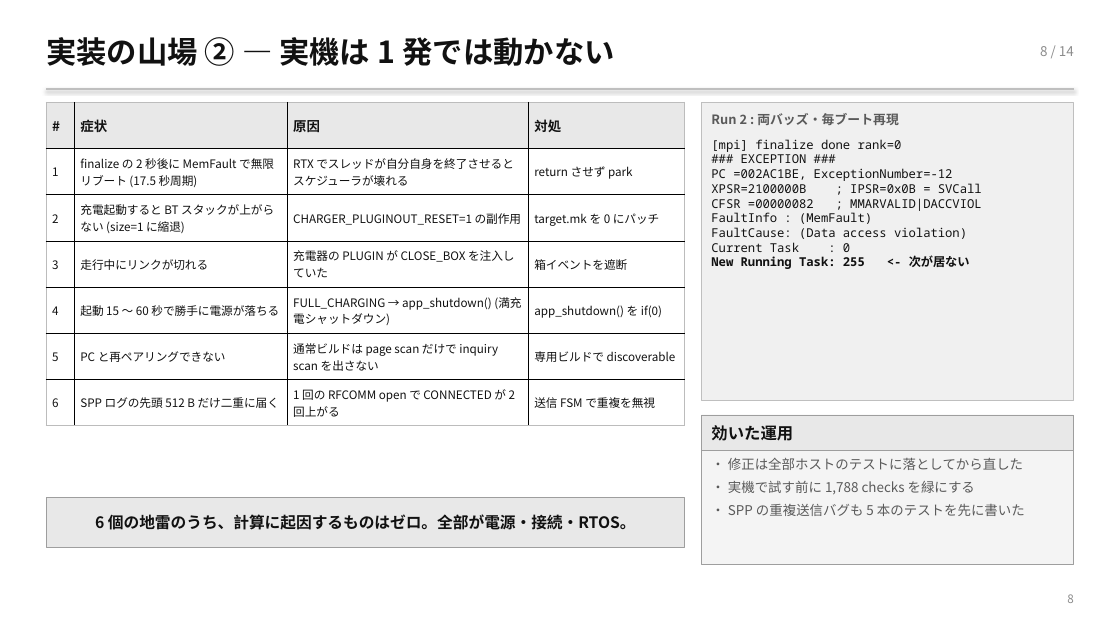
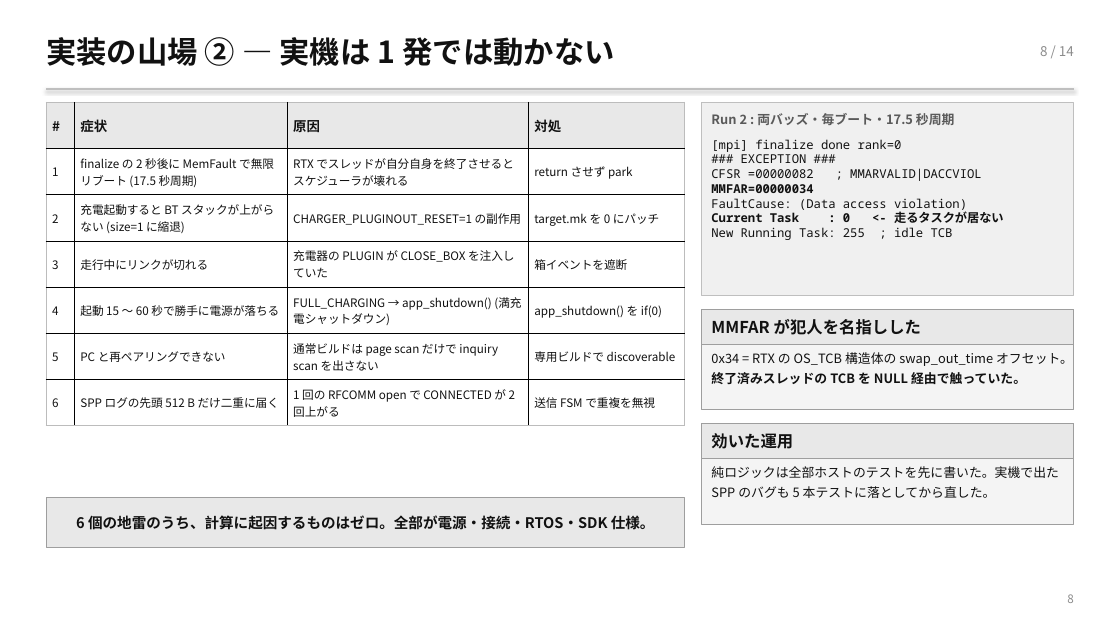
Before and after one commit to TamichiRyuto/pine-buds-cluster, a slide deck: slide 9 of slides/lt-ear-parallel.pptx. Drawn at 1120x630 pixels with LibreOffice and Linux fonts; fonts in the diff are those of the drawing. Boxes give left, top, right and bottom in pixels: in the first picture for what was removed or moved away, otherwise in the second. Text is boxed around its words. In the diff, an @@ line names an element or a change of style, - is before the commit and + after.

```diff
--- a/slides/lt-ear-parallel.pptx
+++ b/slides/lt-ear-parallel.pptx
@@ rectangle: place and size @@
-rectangle at <box>702,103,1074,401</box>
+rectangle at <box>702,103,1074,296</box>
@@ text at <box>711,113,955,125</box>: text changed @@
-Run 2 : 両バッズ・毎ブート再現
+Run 2 : 両バッズ・毎ブート・17.5 秒周期
@@ text at <box>711,168,982,193</box>: paragraphs removed @@
-PC =002AC1BE, ExceptionNumber=-12
-XPSR=2100000B ; IPSR=0x0B = SVCall
@@ text at <box>711,184,813,193</box>: text changed; bold on @@
-FaultInfo : (MemFault)
+MMFAR=00000034
@@ text at <box>711,211,1004,240</box>: text changed; bold off @@
-Current Task : 0
-New Running Task: 255 <- 次が居ない
+Current Task : 0 <- 走るタスクが居ない
+New Running Task: 255 ; idle TCB
@@ rectangle added at <box>702,309,1074,410</box>, fill #F4F4F4, outline #9E9E9E 0.75 pt @@
@@ rectangle added at <box>702,309,1074,344</box>, fill #E8E8E8, outline #9E9E9E 0.75 pt @@
@@ text added at <box>711,319,921,335</box>, 14 pt, text #111111, bold @@
+MMFAR が犯人を名指しした
@@ text added at <box>711,352,1073,384</box>, 11 pt, text #111111 @@
+0x34 = RTX の OS_TCB 構造体の swap_out_time オフセット。
+終了済みスレッドの TCB を NULL 経由で触っていた。
@@ text "効いた運用": place and size @@
-text "効いた運用" at <box>711,425,793,441</box>
+text "効いた運用" at <box>711,433,793,449</box>
@@ rectangle: place and size @@
-rectangle at <box>702,415,1074,450</box>
+rectangle at <box>702,423,1074,459</box>
@@ rectangle: place and size @@
-rectangle at <box>702,415,1074,565</box>
+rectangle at <box>702,423,1074,524</box>
@@ text at <box>711,466,1059,498</box>: text changed; size 11.5 to 11 pt; text colour #5A5A5A to #111111 @@
-・ 修正は全部ホストのテストに落としてから直した
-・ 実機で試す前に 1,788 checks を緑にする
-・ SPP の重複送信バグも 5 本のテストを先に書いた
+純ロジックは全部ホストのテストを先に書いた。実機で出た
+SPP のバグも 5 本テストに落としてから直した。
@@ text at <box>76,515,655,530</box>: text changed; size 13.5 to 12.5 pt @@
-6 個の地雷のうち、計算に起因するものはゼロ。全部が電源・接続・RTOS。
+6 個の地雷のうち、計算に起因するものはゼロ。全部が電源・接続・RTOS・SDK 仕様。
```
Also in this commit, not shown: 13 other slides changed, 2 other files.
